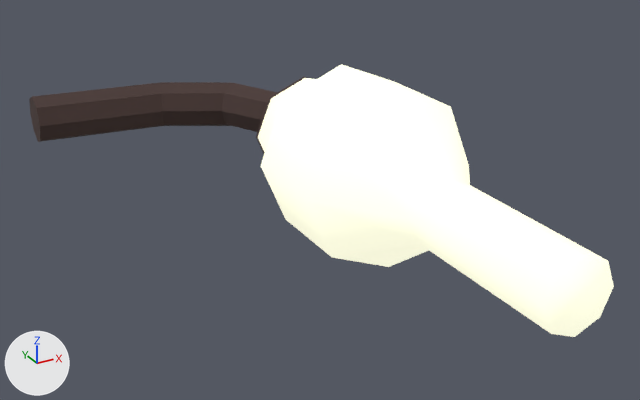
One commit to the glTF model projects/marloth/client/visual/rendering/src/main/resources/models/lamp.gltf: the scene before it, then after it.
Camera for both pictures: a camera (50 mm lens) standing at (-0.58, -3.06, 0.99) and looking at (0.58, -0.95, -0.07). Every picture has the same lights, and +X, +Y and +Z are marked at lower left.

Names of what the first picture shows: 'lamp-base', 'lamp-glass'.
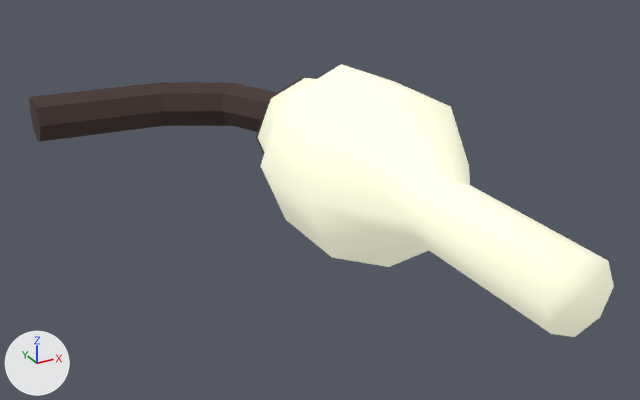
Boxes [x1, y1, x2, y2] around the edits, measured in the pictures (640 x 400 px):
'lamp-glass', recoloured
    both: [258, 64, 614, 337]

Edits to the bpy script that builds the scene:
```text
Change mat_lamp_glass:
    mat_lamp_glass.emission_color: (0.8, 0.797, 0.613) -> (0.4, 0.399, 0.307)  # white #e7e7cd -> grey #aaa996
```
